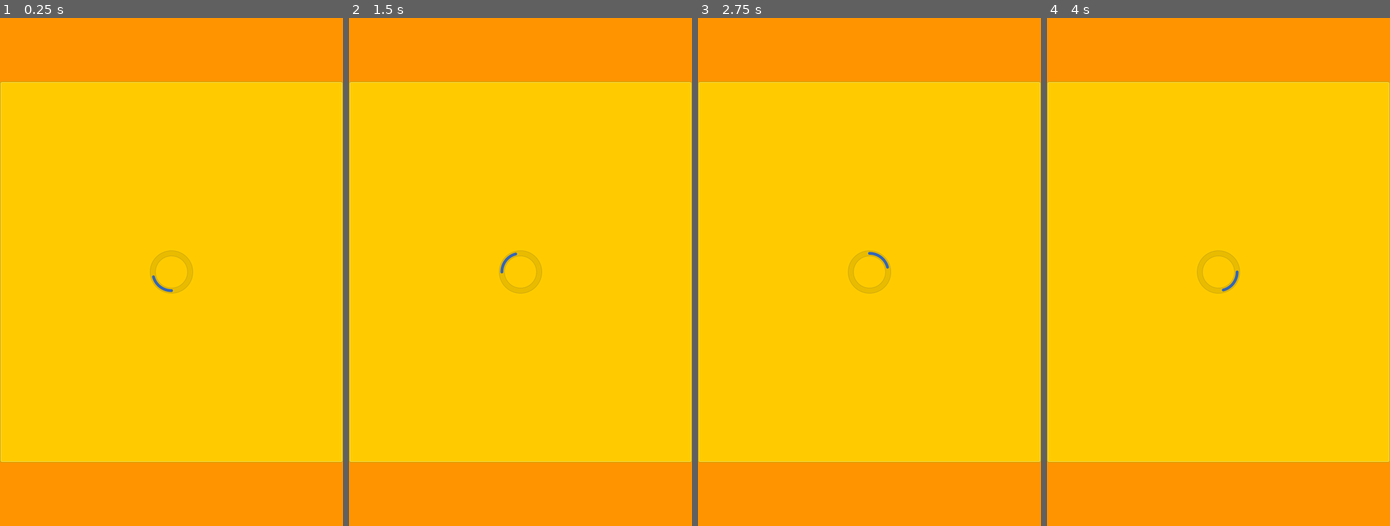
Above: before the commit, frames 1-4 (left to right).
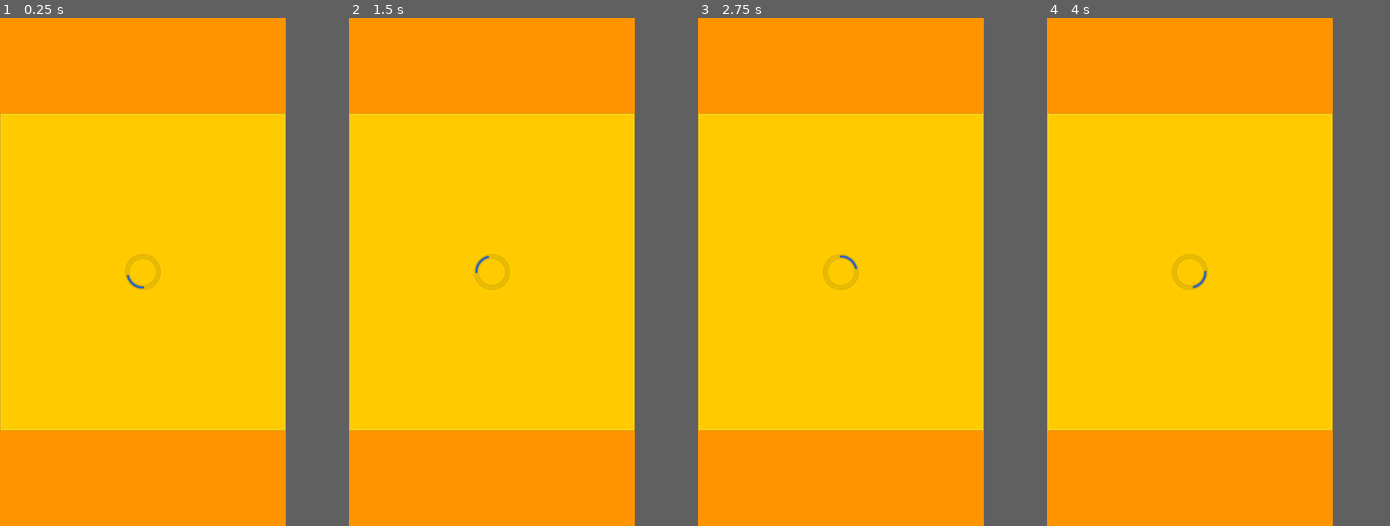
Above: after the commit, the same moments.

Repository: samuelpedrajas/Adiviname
Game: Godot game, scene res://scenes/Main.tscn
Same seed, same stepped clock (60 frames per second), same inputs: the game is played once before the commit and once after it. Before the commit the project has no main scene; this scene is started directly in both runs.
Inputs:
- Up to frame 1 (0.25 s): no input
- Up to frame 2 (1.5 s): no input
- Up to frame 3 (2.75 s): no input
- Up to frame 4 (4 s): no input
The window is 540x800 before the commit and 450x800 after it. Grey fills any space a smaller window leaves; there, only what the larger window draws over its background counts as a difference.

The runs differ from the first frame. In frame 1, 16% of the frame differs, in the area x 0-100%, y 0-100%; in frame 2, 16%; in frame 3, 16%; in frame 4, 16%.

Commit message:
progress

Diff:
--- a/project.godot
+++ b/project.godot
@@ -15,7 +15,8 @@
 
 [application]
 
-config/name="Adíviname"
+config/name="Adivíname"
+run/main_scene="res://scenes/Main.tscn"
 config/icon="res://icon.png"
 
 [autoload]
@@ -27,6 +28,8 @@
 window/size/width=1080
 window/size/height=1920
 window/handheld/orientation="portrait"
+window/stretch/mode="2d"
+window/stretch/aspect="keep"
 
 [rendering]
 
--- a/scenes/GameList.tscn
+++ b/scenes/GameList.tscn
@@ -1,7 +1,8 @@
-[gd_scene load_steps=5 format=2]
+[gd_scene load_steps=6 format=2]
 
-[ext_resource path="res://img/gui/game_list_bg.png" type="Texture" id=1]
-[ext_resource path="res://img/gui/loading.png" type="Texture" id=2]
+[ext_resource path="res://scripts/GameList.gd" type="Script" id=1]
+[ext_resource path="res://img/gui/game_list_bg.png" type="Texture" id=2]
+[ext_resource path="res://img/gui/loading.png" type="Texture" id=3]
 
 [sub_resource type="StyleBoxFlat" id=1]
 bg_color = Color( 1, 1, 1, 0 )
@@ -32,6 +33,7 @@
 margin_right = 540.0
 margin_bottom = 600.0
 rect_min_size = Vector2( 1080, 1200 )
+script = ExtResource( 1 )
 
 [node name="GameListBg" type="NinePatchRect" parent="."]
 anchor_left = 0.5
@@ -72,9 +74,11 @@
 margin_right = 68.0
 margin_bottom = 68.0
 rect_pivot_offset = Vector2( 68, 68 )
-texture = ExtResource( 2 )
+texture = ExtResource( 3 )
 expand = true
 
 [node name="AnimationPlayer" type="AnimationPlayer" parent="LoadingIcon"]
 autoplay = "loading"
 anims/loading = SubResource( 2 )
+
+[node name="HTTPRequest" type="HTTPRequest" parent="."]
--- a/scenes/GameListItem.tscn
+++ b/scenes/GameListItem.tscn
@@ -1,11 +1,22 @@
-[gd_scene load_steps=2 format=2]
+[gd_scene load_steps=6 format=2]
 
-[ext_resource path="res://img/gui/card.png" type="Texture" id=1]
+[ext_resource path="res://scripts/GameListItem.gd" type="Script" id=1]
+[ext_resource path="res://img/gui/card.png" type="Texture" id=2]
+[ext_resource path="res://fonts/Roboto-Regular.ttf" type="DynamicFontData" id=3]
 
-[node name="Game 1" type="Control"]
+[sub_resource type="DynamicFont" id=1]
+size = 60
+font_data = ExtResource( 3 )
+
+[sub_resource type="DynamicFont" id=2]
+size = 30
+font_data = ExtResource( 3 )
+
+[node name="GameListItem" type="Control"]
 margin_right = 1080.0
 margin_bottom = 200.0
 rect_min_size = Vector2( 1080, 220 )
+script = ExtResource( 1 )
 
 [node name="Button" type="Button" parent="."]
 self_modulate = Color( 1, 1, 1, 0 )
@@ -19,7 +30,7 @@
 margin_bottom = 100.0
 rect_min_size = Vector2( 1060, 200 )
 
-[node name="bg" type="NinePatchRect" parent="Button"]
+[node name="Bg" type="NinePatchRect" parent="Button"]
 anchor_left = 0.5
 anchor_top = 0.5
 anchor_right = 0.5
@@ -29,8 +40,26 @@
 margin_right = 530.0
 margin_bottom = 100.0
 rect_min_size = Vector2( 1060, 200 )
-texture = ExtResource( 1 )
+texture = ExtResource( 2 )
 patch_margin_left = 20
 patch_margin_top = 20
 patch_margin_right = 20
 patch_margin_bottom = 20
+
+[node name="Title" type="Label" parent="Button"]
+anchor_right = 1.0
+margin_bottom = 100.0
+custom_fonts/font = SubResource( 1 )
+text = "Game Name"
+align = 1
+valign = 1
+
+[node name="Description" type="Label" parent="Button"]
+anchor_top = 1.0
+anchor_right = 1.0
+anchor_bottom = 1.0
+margin_top = -100.0
+custom_fonts/font = SubResource( 2 )
+text = "Game Description"
+align = 1
+valign = 1
--- a/scripts/Const.gd
+++ b/scripts/Const.gd
@@ -5,3 +5,5 @@
     GESTURES = 1,
 	SINGING = 2
 }
+
+const API_URL = "http://127.0.0.1:8000/api/v1/game/"
--- /dev/null
+++ b/scripts/GameList.gd
@@ -0,0 +1,28 @@
+extends Control
+
+var GameListItem = preload("res://scenes/GameListItem.tscn")
+var next_request
+
+func _ready():
+	$HTTPRequest.connect("request_completed", self, "_on_HTTPRequest_request_completed")
+	$HTTPRequest.request(Const.API_URL, PoolStringArray([]), false)
+
+
+func _on_HTTPRequest_request_completed(result, response_code, headers, body):
+	if(response_code == 200):
+		var json_response = JSON.parse(body.get_string_from_utf8())
+		if json_response.error != OK:
+			print("Some error while parsing the JSON")
+			return
+		setup(json_response.result)
+
+
+func setup(result):
+	$LoadingIcon.hide()
+	next_request = result["next"]
+	var results = result["results"]
+	for i in range(0, results.size()):
+		var game_info = results[i]
+		var game_list_item = GameListItem.instance()
+		game_list_item.setup(game_info["title"], game_info["description"])
+		$GameListBg/GameContainer/VBoxContainer.add_child(game_list_item)
--- /dev/null
+++ b/scripts/GameListItem.gd
@@ -0,0 +1,6 @@
+extends Control
+
+
+func setup(title, description):
+	$Button/Title.set_text(title)
+	$Button/Description.set_text(description)
Binary file added: fonts/Roboto-Regular.ttf
Not shown: 1 places in scenes/GameList.tscn that only renumber resources
